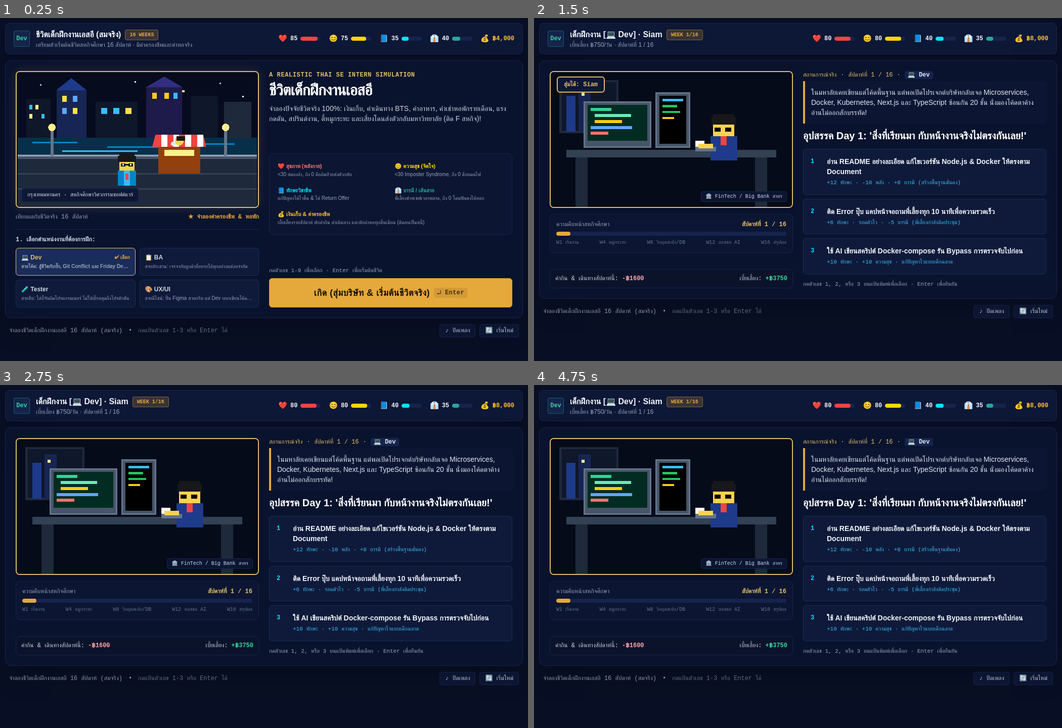
Above: before the commit, frames 1-4 (two rows, left to right).
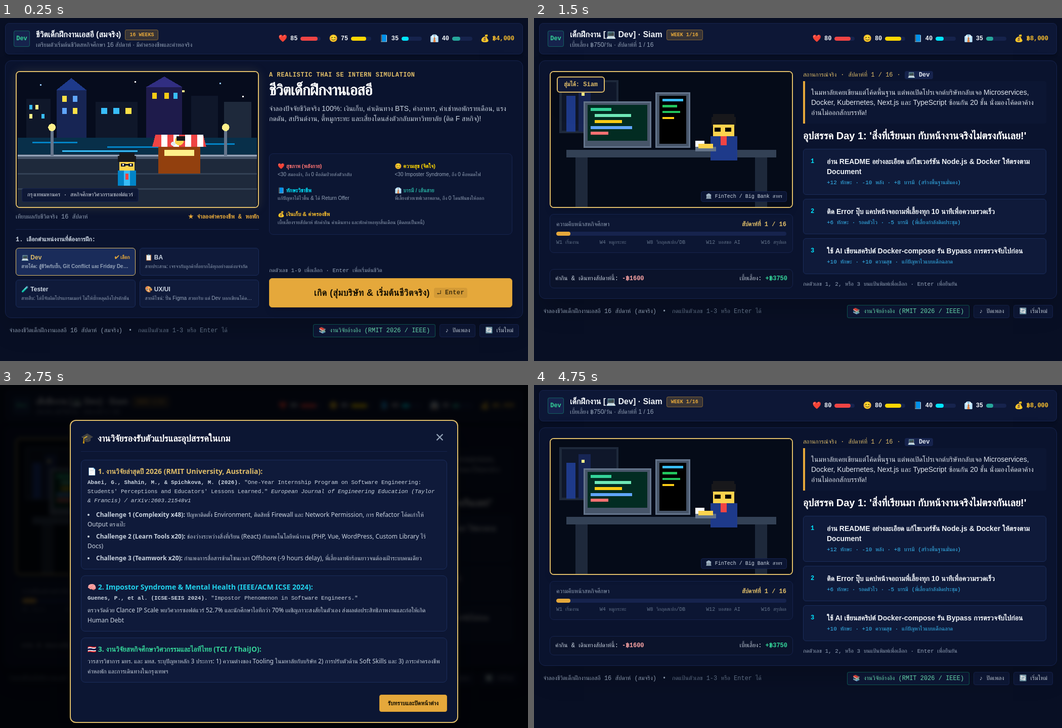
Above: after the commit, the same moments.

Repository: chontipan/swe-intern-game
Game: browser game, page index.html
Same seed, same stepped clock (60 frames per second), same inputs: the game is played once before the commit and once after it.
Inputs (mouse positions are in pixels of both pictures, inside the frame that each line leads up to):
- Up to frame 1 (0.25 s): no input
- Up to frame 2 (1.5 s): click "🔄 เริ่มใหม่" at 0.27 s; click "เกิด (สุ่มบริษัท & เริ่มต้นชี…" at 0.52 s; tap Space at 1.1 s
- Up to frame 3 (2.75 s): tap Space at 1.6, 2.1, 2.6 s; click (374, 679) at 2.02 s, where only the run after the commit has a clickable "📚 งานวิจัยอ้างอิง (RMIT 2026 …"
- Up to frame 4 (4.75 s): tap Space every 0.5 s from 3.1 to 4.6 s; click (972, 436) at 4.52 s, where only the run after the commit has a clickable "✕"

The runs differ from the first frame. In frame 1, 0.2% of the frame differs, in the area x 59-83%, y 89-94%; in frame 2, 0.2%; in frame 3, 56%, in the area x 0-100%, y 0-100%; in frame 4, 0.2%.

Commit message:
feat: integrate empirical findings from RMIT 2026 paper (firewall, offshore timezone, research modal)

Diff:
--- a/index.html
+++ b/index.html
@@ -160,6 +160,12 @@
         <span class="text-slate-500">กดแป้นตัวเลข 1-3 หรือ Enter ได้</span>
       </div>
       <div class="flex items-center gap-2">
+
+    <!-- Research References Modal Button in Footer -->
+    <button onclick="toggleResearchModal()" class="hover:text-emerald-400 transition px-2.5 py-1 bg-[#0d1736] border border-emerald-500/40 rounded text-emerald-300 flex items-center gap-1">
+      📚 งานวิจัยอ้างอิง (RMIT 2026 / IEEE)
+    </button>
+
         <button onclick="toggleAudio()" id="btnAudioToggle" class="hover:text-slate-200 transition px-2.5 py-1 bg-[#0d1736] border border-[#16234d] rounded text-slate-300">
           ♪ ปิดเพลง
         </button>
@@ -523,6 +529,74 @@
       `,
 
       // 18. COMMUTE RAIN SCENE (ฝนตกหนัก น้ำท่วมกรุงเทพฯ BTS ขัดข้อง มาสาย)
+
+      // 19. TIMEZONE OFFSHORE CALL SCENE (คอลกับทีมต่างประเทศ ตีสอง นาฬิกา 2 โซนเวลา)
+      timezone_call: `
+        <svg viewBox="0 0 160 90" class="w-full h-full bg-[#050914] pixel-art">
+          <rect x="0" y="0" width="160" height="90" fill="#050914"/>
+          <!-- Night Room Window with Moon -->
+          <rect x="10" y="8" width="40" height="36" fill="#0a1228" stroke="#1e293b"/>
+          <circle cx="38" cy="18" r="4" fill="#fef08a"/>
+          <!-- Two Wall Clocks: Bangkok 02:00 vs London/Berlin 19:00 (-7 to -9 hrs) -->
+          <circle cx="80" cy="18" r="10" fill="#0f172a" stroke="#38bdf8" stroke-width="1.5"/>
+          <line x1="80" y1="18" x2="80" y2="12" stroke="#facc15" stroke-width="1.5"/>
+          <line x1="80" y1="18" x2="85" y2="16" stroke="#facc15" stroke-width="1.5"/>
+          <rect x="73" y="29" width="14" height="4" fill="#0284c7"/>
+          <circle cx="115" cy="18" r="10" fill="#0f172a" stroke="#eab308" stroke-width="1.5"/>
+          <line x1="115" y1="18" x2="115" y2="13" stroke="#facc15" stroke-width="1.5"/>
+          <line x1="115" y1="18" x2="121" y2="18" stroke="#facc15" stroke-width="1.5"/>
+          <rect x="106" y="29" width="18" height="4" fill="#ca8a04"/>
+          <!-- Desk with Laptop Video Call Grid (Zoom/Meet 4 faces) -->
+          <rect x="0" y="54" width="160" height="36" fill="#1e293b"/>
+          <rect x="30" y="32" width="50" height="32" fill="#0f172a" stroke="#475569" stroke-width="1.5"/>
+          <rect x="33" y="35" width="21" height="12" fill="#1e3a8a"/> <!-- Offshore 1 -->
+          <circle cx="43" cy="40" r="3" fill="#fcd34d"/>
+          <rect x="56" y="35" width="21" height="12" fill="#1e3a8a"/> <!-- Offshore 2 -->
+          <circle cx="66" cy="40" r="3" fill="#f87171"/>
+          <rect x="33" y="49" width="21" height="12" fill="#1e3a8a"/>
+          <rect x="56" y="49" width="21" height="12" fill="#065f46"/> <!-- Intern in Thailand -->
+          <circle cx="66" cy="54" r="3" fill="#fcd34d"/>
+          <!-- Sleepy Eyed Intern with Blanket & Coffee -->
+          <rect x="98" y="32" width="14" height="7" fill="#18181b"/>
+          <rect x="98" y="39" width="14" height="9" fill="#fcd34d"/>
+          <rect x="100" y="42" width="3" height="1.5" fill="#000"/> <!-- Half closed eye -->
+          <rect x="106" y="42" width="3" height="1.5" fill="#000"/>
+          <circle cx="98" cy="45" r="1.5" fill="#38bdf8"/> <!-- Yawn tear -->
+          <rect x="94" y="48" width="22" height="18" fill="#4338ca"/> <!-- Cozy Pajamas -->
+          <rect x="85" y="56" width="6" height="7" fill="#f8fafc"/> <!-- Big Mug -->
+          <rect x="86" y="54" width="4" height="2" fill="#78350f"/>
+        </svg>
+      `,
+
+      // 20. FIREWALL ACCESS BLOCKED SCENE (ติดสิทธิ์ Ticket IT / Firewall กั้น)
+      firewall_block: `
+        <svg viewBox="0 0 160 90" class="w-full h-full bg-[#150404] pixel-art">
+          <rect x="0" y="0" width="160" height="90" fill="#150404"/>
+          <!-- Red Warning Grid Screen -->
+          <rect x="15" y="10" width="80" height="48" fill="#000" stroke="#dc2626" stroke-width="2"/>
+          <rect x="22" y="16" width="66" height="6" fill="#7f1d1d"/>
+          <!-- Big Red Lock Icon -->
+          <rect x="48" y="28" width="14" height="12" fill="#ef4444" rx="2"/>
+          <path d="M 51 28 A 4 4 0 0 1 59 28" stroke="#ef4444" stroke-width="2" fill="none"/>
+          <circle cx="55" cy="34" r="1.5" fill="#000"/>
+          <!-- Access Denied Text Line -->
+          <rect x="25" y="44" width="60" height="3" fill="#fca5a5"/>
+          <rect x="25" y="50" width="40" height="2" fill="#f87171"/>
+          <!-- Office Desk -->
+          <rect x="0" y="62" width="160" height="28" fill="#1f1515"/>
+          <!-- Intern Resting Chin on Hands, Waiting for IT Ticket Approval -->
+          <rect x="115" y="26" width="14" height="7" fill="#18181b"/>
+          <rect x="115" y="33" width="14" height="9" fill="#fcd34d"/>
+          <rect x="117" y="36" width="2" height="2" fill="#000"/>
+          <rect x="123" y="36" width="2" height="2" fill="#000"/>
+          <rect x="119" y="39" width="6" height="2" fill="#b91c1c"/> <!-- Pout -->
+          <rect x="111" y="42" width="22" height="20" fill="#475569"/>
+          <!-- Ticket Status: "Pending approval - 5 days" -->
+          <rect x="100" y="12" width="48" height="10" fill="#451a03" stroke="#f59e0b"/>
+          <rect x="104" y="15" width="40" height="3" fill="#fef08a"/>
+        </svg>
+      `,
+
       commute_rain: `
         <svg viewBox="0 0 160 90" class="w-full h-full bg-[#08131e] pixel-art">
           <rect x="0" y="0" width="160" height="90" fill="#08131e"/>
@@ -1056,9 +1130,9 @@
         },
         {
           week: 7,
-          title: "อุปสรรคสัปดาห์ที่ 7: 'โดนใช้งานนอกสโคป แบกเก้าอี้และถ่ายเอกสาร 500 แผ่น'",
-          intro: "บริษัทมีจัดงาน Event ผู้จัดการแผนกอื่นเดินมาสั่งให้เด็กฝึกงาน SE ไปช่วยยกเก้าอี้ จัดเบรก ชงกาแฟ และถ่ายเอกสาร 500 หน้า แทนที่จะได้เขียนโค้ด!",
-          pArt: "circle",
+          title: "อุปสรรคสัปดาห์ที่ 7: 'พี่ในทีมลาพักร้อนยาว 1 เดือน ทิ้งระบบให้เด็กฝึกงานเฝ้าคนเดียว!' (วิจัย RMIT 2026)",
+          intro: "เหมือนเคสในรายงานวิจัย Abaei et al. (2026): พนักงานประจำที่ดูแลโมดูลลาพักร้อนยาว 1 เดือนเต็ม ทิ้งให้เด็กฝึกงานต้องรับมือกับคำร้องและ Support ลูกค้าคนเดียวทั้งหมด!",
+          pArt: "code",
           choices: [
             {
               text: "วางแผนทำ Task อย่างเป็นระบบ เขียน Unit Test ให้ครอบคลุมทุกเคส",
@@ -1143,30 +1217,30 @@
         },
         {
           week: 10,
-          title: "Security Alert: เผลอ Push API Key หรือ Secret ขึ้น GitHub!",
-          intro: "บอท GitHub ส่งอีเมลแจ้งเตือนด่วน: 'GitGuardian detected high-severity secret leak' บน Repository บริษัท!",
-          pArt: "terminal",
+          title: "อุปสรรคสัปดาห์ที่ 10: 'ทำงานร่วมกับทีม Offshore ข้ามทวีป Timezone ต่างกัน 9 ชั่วโมง!' (วิจัย RMIT 2026)",
+          intro: "วิจัย RMIT 2026 ระบุว่าเด็กฝึกงานมักเจอกำแพงการสื่อสารข้ามโซนเวลา (-9 hours delay) ถามคำถามตอนบ่ายแต่ต้องรอเขาตอบตอนตีสอง หรือต้องตื่นมาเข้า Global Sync Meeting กลางดึก!",
+          pArt: "timezone_call",
           choices: [
             {
-              text: "รีบ Revoke Secret ทันที แล้วใช้ BFG Repo-Cleaner ลบประวัติ Git",
-              stats: { skill: 18, energy: -15, sanity: -5, karma: 12 },
-              cost: 0,
-              hint: "+18 ทักษะ · แก้ไขด้าน Security ถูกต้อง 100% · ปลอดภัย",
-              feedback: "คุณยกเลิก Key ทันก่อนที่แฮกเกอร์จะสแกนเจอ Tech Lead เอ่ยปากชมการจัดการวิกฤต"
-            },
-            {
-              text: "แจ้ง Security Officer ประจำบริษัทอย่างโปร่งใสตามมาตรฐาน ISO",
-              stats: { skill: 10, energy: -10, sanity: 5, karma: 16 },
-              cost: 0,
-              hint: "+16 บารมี · ปฏิบัติตามมาตรฐานองค์กร",
-              feedback: "ทีม Security จัดการ Rotate Key ใหม่ทั้งหมดอย่างเป็นมืออาชีพ คุณได้เรียนรู้ระบบรักษาความปลอดภัยองค์กร"
-            },
-            {
-              text: "แค่แก้ Commit ล่าสุดลบ Key ออก แต่ปล่อยทิ้งไว้ใน Git History",
-              stats: { skill: -10, energy: -5, sanity: -20, karma: -25 },
-              cost: 0,
-              hint: "เข้าใจผิดร้ายแรง · Key ยังอยู่ใน History!",
-              feedback: "วันต่อมามีคนเอา API Key ไปยิงทดลองจนวงเงิน Cloud เกือบทะลุ โดนเรียกคุยเป็นกรณีพิเศษ"
+              text: "ปรับตัวใช้การสื่อสารแบบ Asynchronous เขียน Issue และ Loom Video สรุปงานชัดเจนก่อนเลิกงาน",
+              stats: { skill: 18, energy: -5, sanity: 15, karma: 16 },
+              cost: 0,
+              hint: "+18 ทักษะ · +15 ความสุข · ทักษะการทำงานระดับสากล ไม่ต้องอดนอน",
+              feedback: "ทีม Offshore ฝั่งยุโรปตื่นมาดูวิดีโอแล้วทำงานต่อได้ทันที ชื่นชมว่าเด็กไทยคนนี้สื่อสาร Async เก่งมาก!"
+            },
+            {
+              text: "ยอมอดหลับอดนอน ตั้งนาฬิกาปลุกตีสองมาคอลคุยสดกับทีมต่างประเทศ",
+              stats: { skill: 10, energy: -25, sanity: -10, karma: 18 },
+              cost: -70, // กาแฟแก้ง่วง
+              hint: "+18 บารมี · -25 สุขภาพ · ทุ่มเทสุดตัวแต่ร่างกายพัง",
+              feedback: "งานเดินหน้าได้เร็ว แต่เช้าวันรุ่งขึ้นคุณนั่งตาลอยเพราะได้นอนแค่ 3 ชั่วโมง"
+            },
+            {
+              text: "ไม่ส่งข้อความทิ้งไว้ รอเจอหน้าในเวลาทำงานปกติของไทยเท่านั้น ทำให้งานดีเลย์ไป 3 วัน",
+              stats: { skill: -8, energy: 0, sanity: -15, karma: -18 },
+              cost: 0,
+              hint: "-18 บารมี · งานติดขัดเพราะขาดการสื่อสารข้ามโซน",
+              feedback: "โปรเจกต์หยุดชะงักเพราะขาดข้อมูล Tech Lead ตักเตือนเรื่องการวางแผนงานข้ามไทม์โซน"
             }
           ]
         },
@@ -2356,5 +2430,63 @@
 
     render();
   </script>
+
+  <!-- RESEARCH CITATIONS MODAL -->
+  <div id="researchModal" class="fixed inset-0 bg-black/80 backdrop-blur-sm z-50 flex items-center justify-center p-4 hidden">
+    <div class="bg-[#0c1633] border-2 border-[#dfbd69] rounded-xl max-w-3xl w-full max-h-[85vh] overflow-y-auto p-5 text-slate-200 shadow-2xl space-y-4 font-sans">
+      <div class="flex items-center justify-between border-b border-[#16234d] pb-3">
+        <div class="flex items-center gap-2">
+          <span class="text-xl">🎓</span>
+          <h3 class="text-lg font-bold text-white">งานวิจัยรองรับตัวแปรและอุปสรรคในเกม</h3>
+        </div>
+        <button onclick="toggleResearchModal()" class="text-slate-400 hover:text-white font-mono text-lg font-bold px-2">✕</button>
+      </div>
+
+      <div class="text-xs space-y-3 leading-relaxed">
+        <div class="bg-[#0f1a3a] border border-[#1a2c5a] p-3 rounded-lg">
+          <div class="font-bold text-[#dfbd69] text-sm mb-1">📄 1. งานวิจัยล่าสุดปี 2026 (RMIT University, Australia):</div>
+          <div class="text-slate-300 font-mono text-[11px]">
+            <strong>Abaei, G., Shahin, M., & Spichkova, M. (2026).</strong> "One-Year Internship Program on Software Engineering: Students' Perceptions and Educators' Lessons Learned." <em>European Journal of Engineering Education (Taylor & Francis) / arXiv:2603.21548v1</em>
+          </div>
+          <ul class="list-disc list-inside mt-2 text-slate-300 space-y-1">
+            <li><strong>Challenge 1 (Complexity x48):</strong> ปัญหาติดตั้ง Environment, ติดสิทธิ์ Firewall และ Network Permission, การ Refactor โค้ดเก่าให้ Output ตรงเป๊ะ</li>
+            <li><strong>Challenge 2 (Learn Tools x20):</strong> ช่องว่างระหว่างสิ่งที่เรียน (React) กับเทคโนโลยีหน้างาน (PHP, Vue, WordPress, Custom Library ไร้ Docs)</li>
+            <li><strong>Challenge 3 (Teamwork x20):</strong> กำแพงการสื่อสารข้ามโซนเวลา Offshore (-9 hours delay), พี่เลี้ยงลาพักร้อนยาวจนต้องเฝ้าระบบคนเดียว</li>
+          </ul>
+        </div>
+
+        <div class="bg-[#0f1a3a] border border-[#1a2c5a] p-3 rounded-lg">
+          <div class="font-bold text-cyan-400 text-sm mb-1">🧠 2. Impostor Syndrome & Mental Health (IEEE/ACM ICSE 2024):</div>
+          <div class="text-slate-300 font-mono text-[11px]">
+            <strong>Guenes, P., et al. (ICSE-SEIS 2024).</strong> "Impostor Phenomenon in Software Engineers."
+          </div>
+          <p class="mt-1 text-slate-300">
+            ตรวจวัดด้วย Clance IP Scale พบวิศวกรซอฟต์แวร์ 52.7% และนักศึกษาไอทีกว่า 70% เผชิญภาวะสงสัยในตัวเอง ส่งผลต่อประสิทธิภาพงานและก่อให้เกิด Human Debt
+          </p>
+        </div>
+
+        <div class="bg-[#0f1a3a] border border-[#1a2c5a] p-3 rounded-lg">
+          <div class="font-bold text-emerald-400 text-sm mb-1">🇹🇭 3. งานวิจัยสหกิจศึกษาวิศวกรรมและไอทีไทย (TCI / ThaiJO):</div>
+          <p class="text-slate-300">
+            วารสารวิชาการ มทร. และ มทส. ระบุปัญหาหลัก 3 ประการ: 1) ความต่างของ Tooling ในมหาลัยกับบริษัท 2) การปรับตัวด้าน Soft Skills และ 3) ภาระค่าครองชีพ ค่าหอพัก และการเดินทางในกรุงเทพฯ
+          </p>
+        </div>
+      </div>
+
+      <div class="pt-2 text-right">
+        <button onclick="toggleResearchModal()" class="px-4 py-2 btn-gold-65m text-xs font-bold rounded">
+          รับทราบและปิดหน้าต่าง
+        </button>
+      </div>
+    </div>
+  </div>
+
+  <script>
+    function toggleResearchModal() {
+      const modal = document.getElementById('researchModal');
+      if (modal) modal.classList.toggle('hidden');
+    }
+  </script>
+
 </body>
 </html>
